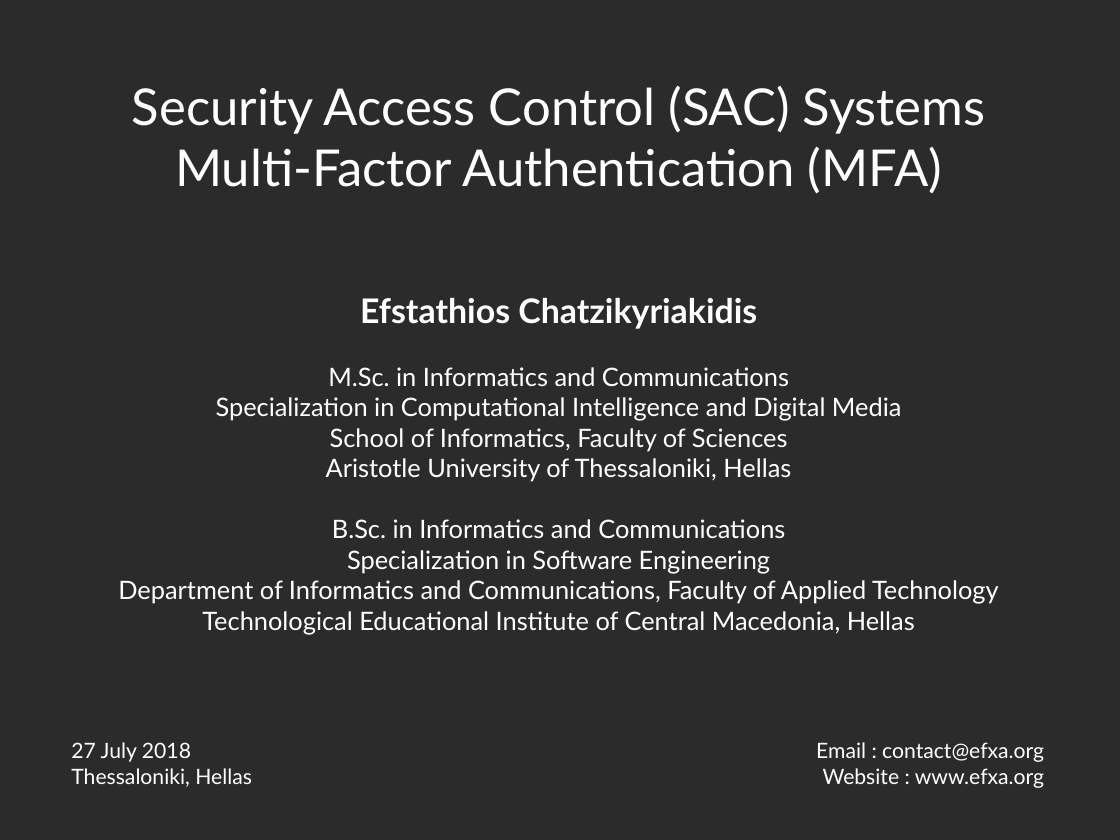
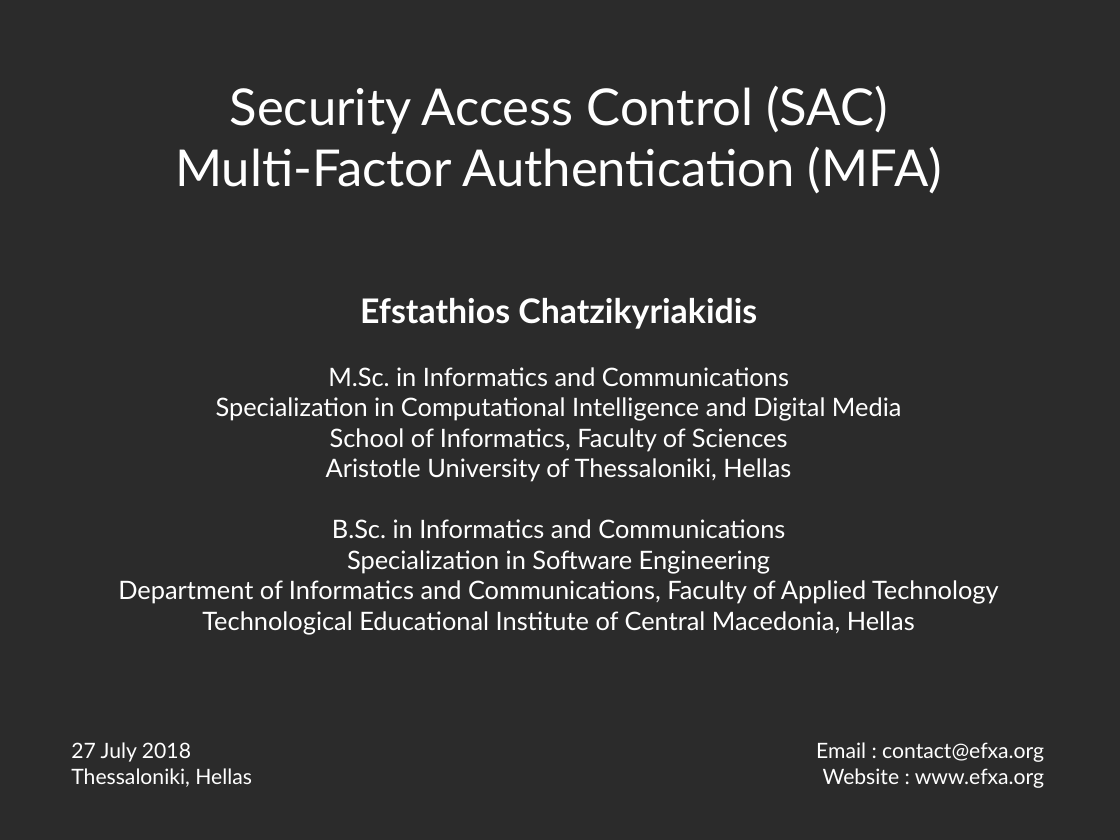
Before and after one commit to EfstathiosChatzikyriakidis/security-access-control-multi-factor-authentication, a slide deck: slide 1 of presentation/SAC-MFA.odp. Drawn at 1120x840 pixels with LibreOffice and Linux fonts; fonts in the diff are those of the drawing; background and template pictures are left out; a plain dark background stands for a picture behind light text. Boxes give left, top, right and bottom in pixels: in the first picture for what was removed or moved away, otherwise in the second. Text is boxed around its words. In the diff, an @@ line names an element or a change of style, - is before the commit and + after.

```diff
--- a/presentation/SAC-MFA.odp
+++ b/presentation/SAC-MFA.odp
@@ title at [175, 86, 942, 194]: text changed @@
-Security Access Control (SAC) Systems
-Multi-Factor Authentication (MFA)
+Security Access Control (SAC)
+Multi-Factor Authentication (MFA)
```
Also in this commit, not shown: 1 other file.
